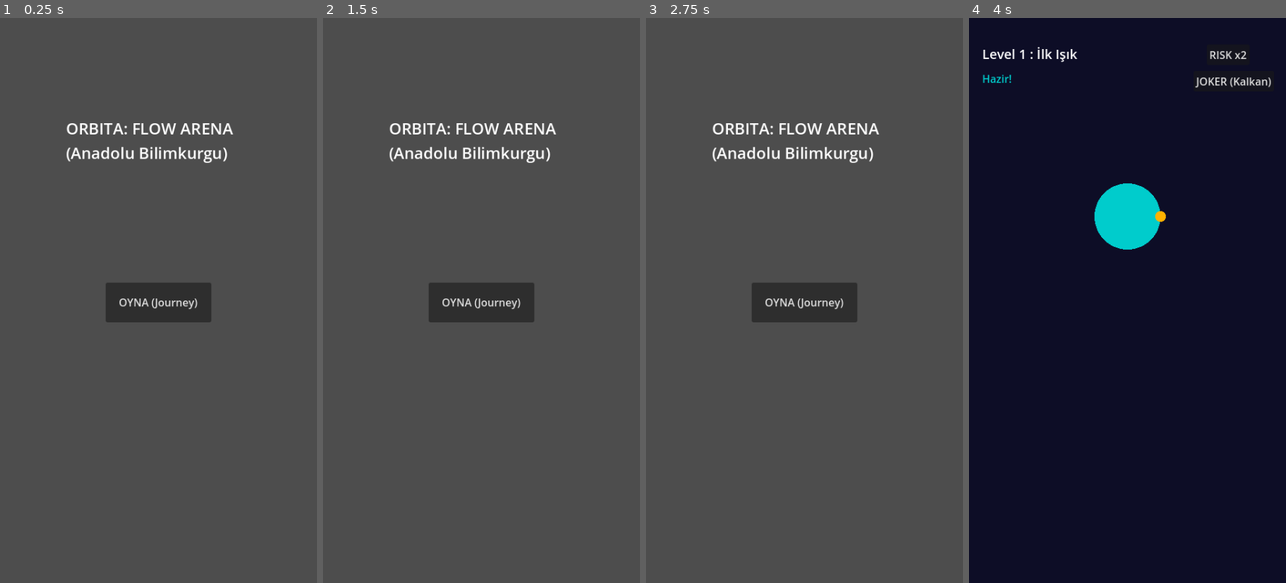
Above: before the commit, frames 1-4 (left to right).
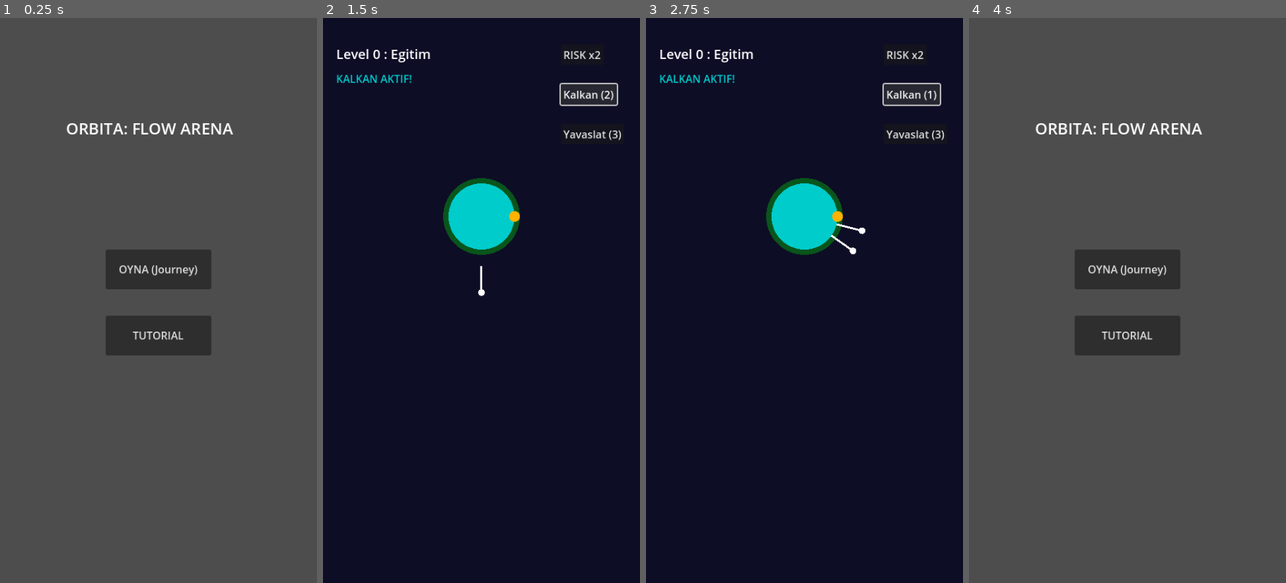
Above: after the commit, the same moments.

Repository: mmferhatkaraca/Oyun-projesi-1
Game: Godot game, scene res://scenes/main.tscn
The game is run twice, just before and just after one commit, with the same random seed, the same clock (stepped at 60 frames per second) and the same inputs.
Inputs (mouse positions are in pixels of both pictures, inside the frame that each line leads up to):
- Up to frame 1 (0.25 s): no input
- Up to frame 2 (1.5 s): click (481, 334) at 0.5 s, where only the run after the commit has a clickable "TUTORIAL"; click (589, 97) at 1.25 s, where only the run after the commit has a clickable "Kalkan (3)"
- Up to frame 3 (2.75 s): click (912, 97) at 2 s, where only the run after the commit has a clickable "Kalkan (2)"
- Up to frame 4 (4 s): click (1235, 97) at 2.75 s, where only the run after the commit has a clickable "Kalkan (1)"; click (1127, 300) at 3.5 s, where only the run before the commit has a clickable "OYNA (Journey)"

The runs differ from the first frame. In frame 1, 5.7% of the frame differs, in the area x 20-72%, y 22-60%; in frame 2, 100%; in frame 3, 100%; in frame 4, 100%, in the area x 0-100%, y 0-100%.

Commit message:
feat: Connect Joker mechanics, add Interactive Tutorial, and fix Android Export Keystore config

Diff:
--- a/orbita-godot/scripts/game_world.gd
+++ b/orbita-godot/scripts/game_world.gd
@@ -14,13 +14,17 @@
 var pulse_angle = 0.0
 var reverse_timer_current = 0.0
 
-var pins_on_core = [] # Array of angles (float)
-var flying_pin = null # Dictionary: {y, is_risk}
+var pins_on_core = []
+var flying_pin = null
 var pins_left = 0
 
 var state = "playing" # playing, cleared, failed
 var risk_active = false
 var combo = 0
+
+# Jokers
+var shield_active = false
+var slow_timer = 0.0
 
 func setup(data):
     level_data = data
@@ -30,8 +34,16 @@
 func _process(delta):
     if state != "playing": return
 
+    # Joker: Slow Pulse
+    var speed_mult = 1.0
+    if slow_timer > 0:
+        slow_timer -= delta
+        speed_mult = 0.4
+        if slow_timer <= 0:
+            status_updated.emit("Yavaslatici Bitti!")
+
     # Update Core Rotation
-    var current_speed = level_data["speed"]
+    var current_speed = level_data["speed"] * speed_mult
     if level_data["reverse_timer"] > 0:
         reverse_timer_current += delta
         if reverse_timer_current > level_data["reverse_timer"]:
@@ -40,7 +52,7 @@
             status_updated.emit("YON DEGISIYOR!")
 
     current_rotation = fmod(current_rotation + current_speed * delta, PI * 2)
-    pulse_angle = fmod(pulse_angle + level_data["pulse_speed"] * delta, PI * 2)
+    pulse_angle = fmod(pulse_angle + level_data["pulse_speed"] * speed_mult * delta, PI * 2)
 
     # Update Flying Pin
     if flying_pin != null:
@@ -61,6 +73,14 @@
         risk_active = !risk_active
         status_updated.emit("RISK MODU: " + ("ACIK" if risk_active else "KAPALI"))
 
+func activate_shield():
+    shield_active = true
+    status_updated.emit("KALKAN AKTIF!")
+
+func activate_slow():
+    slow_timer = 2.5
+    status_updated.emit("ZAMAN YAVASLADI!")
+
 func shoot_pin():
     pins_left -= 1
     flying_pin = {"y": 700.0, "is_risk": risk_active}
@@ -71,7 +91,7 @@
 
     # Collision Logic
     var safe_dist = 0.25 # radians (~14 degrees)
-    if flying_pin["is_risk"]: safe_dist = 0.4 # Shrink safe zone in risk mode
+    if flying_pin["is_risk"]: safe_dist = 0.4
 
     var collided = false
     for p in pins_on_core:
@@ -82,11 +102,18 @@
             break
 
     if collided:
-        state = "failed"
-        game_over.emit()
-        flying_pin = null
-        queue_redraw()
-        return
+        if shield_active:
+            shield_active = false
+            status_updated.emit("KALKAN KIRILDI! (Kurtuldun)")
+            flying_pin = null
+            queue_redraw()
+            return
+        else:
+            state = "failed"
+            game_over.emit()
+            flying_pin = null
+            queue_redraw()
+            return
 
     # Pulse Logic
     var pulse_diff = abs(attach_angle - fmod(-pulse_angle + PI*2, PI*2))
@@ -118,6 +145,10 @@
         for i in range(p_points.size() - 1):
             draw_line(p_points[i], p_points[i+1], Color(0, 0.8, 0.8, 0.3), 2.0)
 
+    # Shield effect
+    if shield_active:
+        draw_circle(center, core_radius + 8, Color(0, 1, 0, 0.3))
+
     # Draw Core
     var core_color = Color(0.8, 0.2, 0.2) if risk_active else Color(0.0, 0.8, 0.8)
     draw_circle(center, core_radius, core_color)
--- a/orbita-godot/scripts/orbita_app.gd
+++ b/orbita-godot/scripts/orbita_app.gd
@@ -4,7 +4,8 @@
 var current_world: Node2D = null
 var levels = []
 var current_level_idx = 0
-var save_data = {"journey_level": 1, "score": 0, "jokers": {"shield": 1, "slow": 1}}
+var save_data = {"journey_level": 1, "score": 0, "jokers": {"shield": 3, "slow": 3}}
+var is_tutorial = false
 
 # UI Nodes
 var canvas_layer: CanvasLayer
@@ -13,6 +14,8 @@
 var result_ui: Control
 var level_label: Label
 var status_label: Label
+var btn_shield: Button
+var btn_slow: Button
 
 func _ready():
     load_levels()
@@ -38,16 +41,24 @@
     menu_ui = Control.new()
     menu_ui.set_anchors_preset(Control.PRESET_FULL_RECT)
     var title = Label.new()
-    title.text = "ORBITA: FLOW ARENA\n(Anadolu Bilimkurgu)"
+    title.text = "ORBITA: FLOW ARENA"
     title.position = Vector2(100, 150)
     title.add_theme_font_size_override("font_size", 24)
     var btn_play = Button.new()
     btn_play.text = "OYNA (Journey)"
-    btn_play.position = Vector2(160, 400)
+    btn_play.position = Vector2(160, 350)
     btn_play.size = Vector2(160, 60)
     btn_play.pressed.connect(start_journey)
+
+    var btn_tut = Button.new()
+    btn_tut.text = "TUTORIAL"
+    btn_tut.position = Vector2(160, 450)
+    btn_tut.size = Vector2(160, 60)
+    btn_tut.pressed.connect(start_tutorial)
+
     menu_ui.add_child(title)
     menu_ui.add_child(btn_play)
+    menu_ui.add_child(btn_tut)
     canvas_layer.add_child(menu_ui)
 
     # HUD
@@ -59,17 +70,27 @@
     status_label = Label.new()
     status_label.position = Vector2(20, 80)
     status_label.add_theme_color_override("font_color", Color(0, 0.8, 0.8))
+
     var btn_risk = Button.new()
     btn_risk.text = "RISK x2"
     btn_risk.position = Vector2(360, 40)
     btn_risk.pressed.connect(toggle_risk)
-    var btn_joker = Button.new()
-    btn_joker.text = "JOKER (Kalkan)"
-    btn_joker.position = Vector2(340, 80)
+
+    btn_shield = Button.new()
+    btn_shield.text = "Kalkan(3)"
+    btn_shield.position = Vector2(360, 100)
+    btn_shield.pressed.connect(use_shield)
+
+    btn_slow = Button.new()
+    btn_slow.text = "Yavaslat(3)"
+    btn_slow.position = Vector2(360, 160)
+    btn_slow.pressed.connect(use_slow)
+
     hud_ui.add_child(level_label)
     hud_ui.add_child(status_label)
     hud_ui.add_child(btn_risk)
-    hud_ui.add_child(btn_joker)
+    hud_ui.add_child(btn_shield)
+    hud_ui.add_child(btn_slow)
     hud_ui.hide()
     canvas_layer.add_child(hud_ui)
 
@@ -99,16 +120,32 @@
         current_world = null
 
 func start_journey():
+    is_tutorial = false
     menu_ui.hide()
     hud_ui.show()
+    update_joker_ui()
     start_level(save_data["journey_level"] - 1)
+
+func start_tutorial():
+    is_tutorial = true
+    menu_ui.hide()
+    hud_ui.show()
+    update_joker_ui()
+    # Mock tutorial level data
+    var tut_data = {"id": 0, "name": "Egitim", "speed": 0.5, "reverse_timer": 0, "target_pins": 3, "pulse_speed": 0, "risk_enabled": false}
+    launch_world(tut_data)
+
+func update_joker_ui():
+    btn_shield.text = "Kalkan (" + str(save_data["jokers"]["shield"]) + ")"
+    btn_slow.text = "Yavaslat (" + str(save_data["jokers"]["slow"]) + ")"
 
 func start_level(idx):
     if idx >= levels.size():
-        idx = 0 # Loop for prototype
+        idx = 0
     current_level_idx = idx
-    var level_data = levels[idx]
+    launch_world(levels[idx])
 
+func launch_world(level_data):
     if current_world:
         current_world.queue_free()
 
@@ -120,11 +157,23 @@
     add_child(current_world)
 
     level_label.text = "Level " + str(level_data["id"]) + " : " + level_data["name"]
-    _on_status_updated("Hazir!")
+    _on_status_updated("Dokun ve Firlat!")
 
 func toggle_risk():
     if current_world:
         current_world.toggle_risk()
+
+func use_shield():
+    if current_world and save_data["jokers"]["shield"] > 0:
+        save_data["jokers"]["shield"] -= 1
+        current_world.activate_shield()
+        update_joker_ui()
+
+func use_slow():
+    if current_world and save_data["jokers"]["slow"] > 0:
+        save_data["jokers"]["slow"] -= 1
+        current_world.activate_slow()
+        update_joker_ui()
 
 func _on_status_updated(msg):
     status_label.text = msg
@@ -134,7 +183,8 @@
     result_ui.show()
     result_ui.get_node("Title").text = "LEVEL GECILDI!"
     result_ui.get_node("Title").add_theme_color_override("font_color", Color.GREEN)
-    save_data["journey_level"] = current_level_idx + 2
+    if not is_tutorial:
+        save_data["journey_level"] = current_level_idx + 2
 
 func _on_game_over():
     hud_ui.hide()
Not shown, changed: orbita-godot/export_presets.cfg
Not shown, changed: .github/workflows/build-apk.yml
